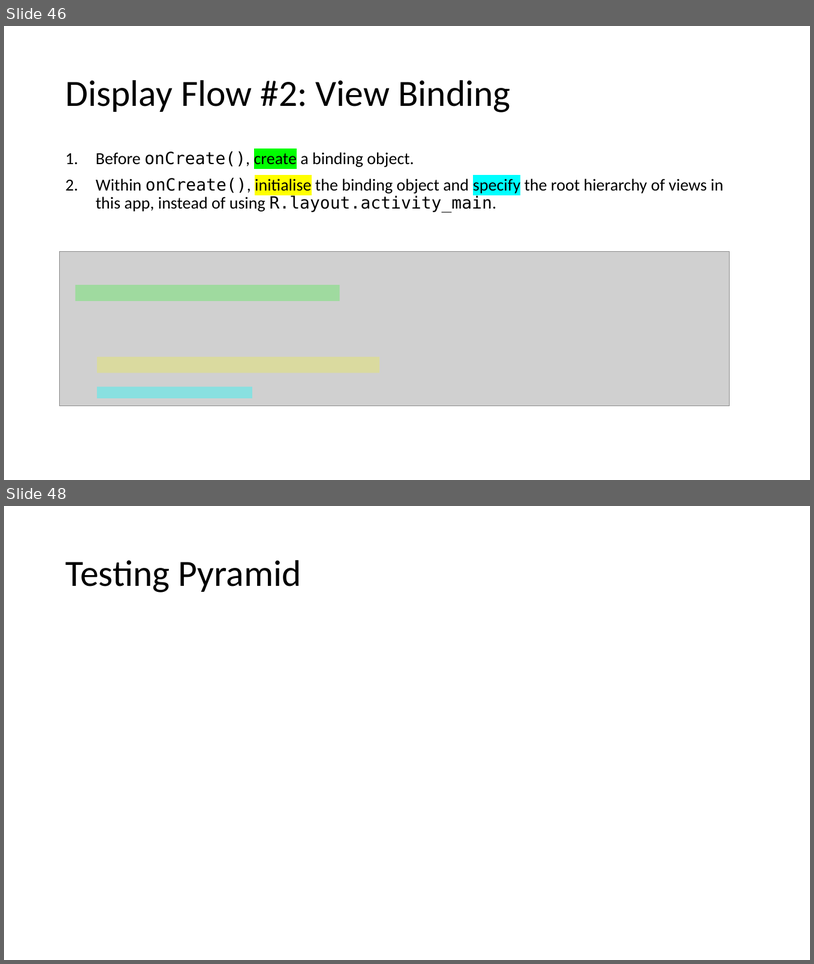
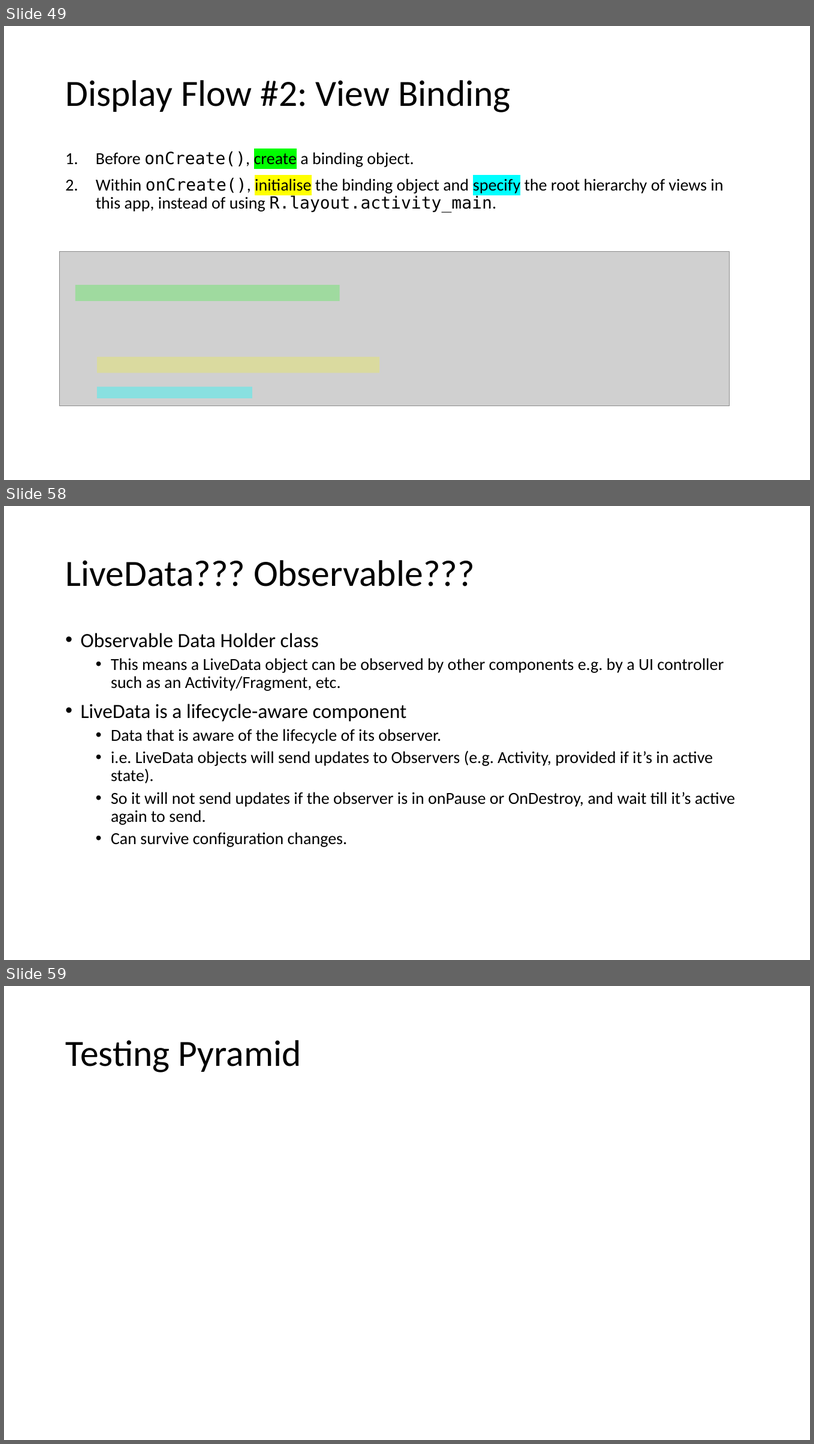
Before and after one commit to joellecorliss/Associate-Android-Developer, a slide deck: Android Basics in Kotlin.pptx. Shown one above the other, each under a label of ours: slides 46 and 48 before the commit, slides 49, 58 and 59 after it; the slides between them are not shown. The pictures are 814x964 and 814x1444 pixels, drawn with LibreOffice and Linux fonts; fonts in the diff are those of the drawing; grey boxes stand for pictures. Boxes give left, top, right and bottom in pixels: in the first picture for what was removed or moved away, otherwise in the second. Text is boxed around its words. In the diff, an @@ line names an element or a change of style, - is before the commit and + after.

```diff
--- a/Android Basics in Kotlin.pptx
+++ b/Android Basics in Kotlin.pptx
@@ slide 58 added at <box>4,506,810,960</box>, background #FFFFFF @@
@@ title added at <box>65,560,475,586</box>, 44 pt, text #000000 @@
+LiveData??? Observable???
@@ text added at <box>81,633,735,847</box>, 20 pt, text #000000 @@
+• Observable Data Holder class
+  • This means a LiveData object can be observed by other components e.g. by a UI controller such as an Activity/Fragment, etc.
+• LiveData is a lifecycle-aware component
+  • Data that is aware of the lifecycle of its observer.
+  • i.e. LiveData objects will send updates to Observers (e.g. Activity, provided if it’s in active state).
+  • So it will not send updates if the observer is in onPause or OnDestroy, and wait till it’s active again to send.
+  • Can survive configuration changes.
@@ what was slide 46 is now slide 49 @@
@@ what was slide 48 is now slide 59 @@
```
Also in this commit, not shown: 5 slides changed, 13 other slides added, 5 other files.
